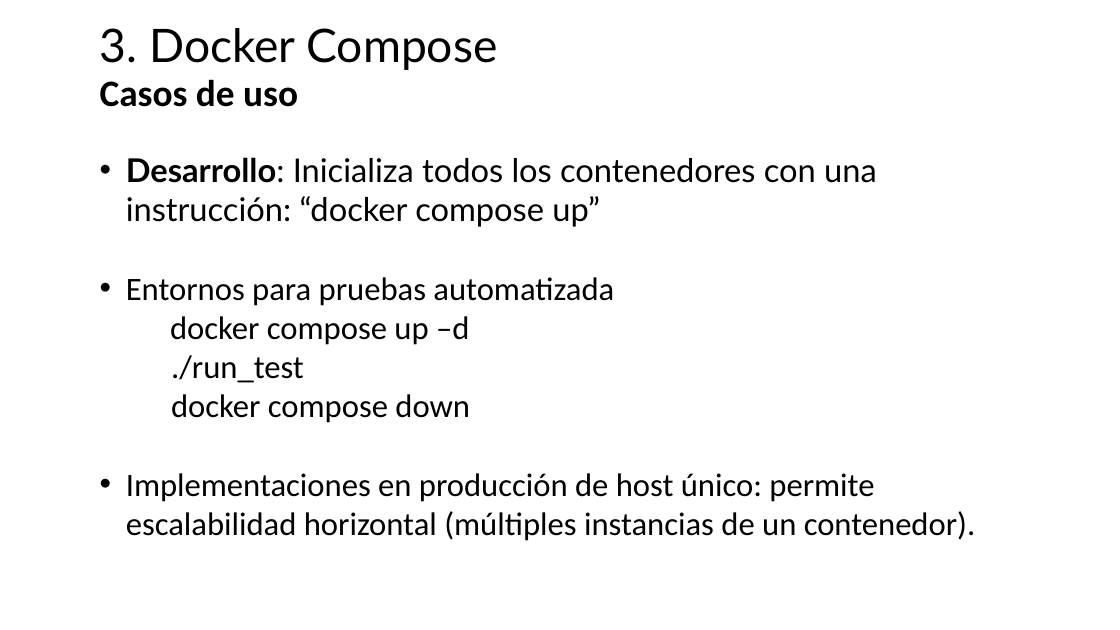
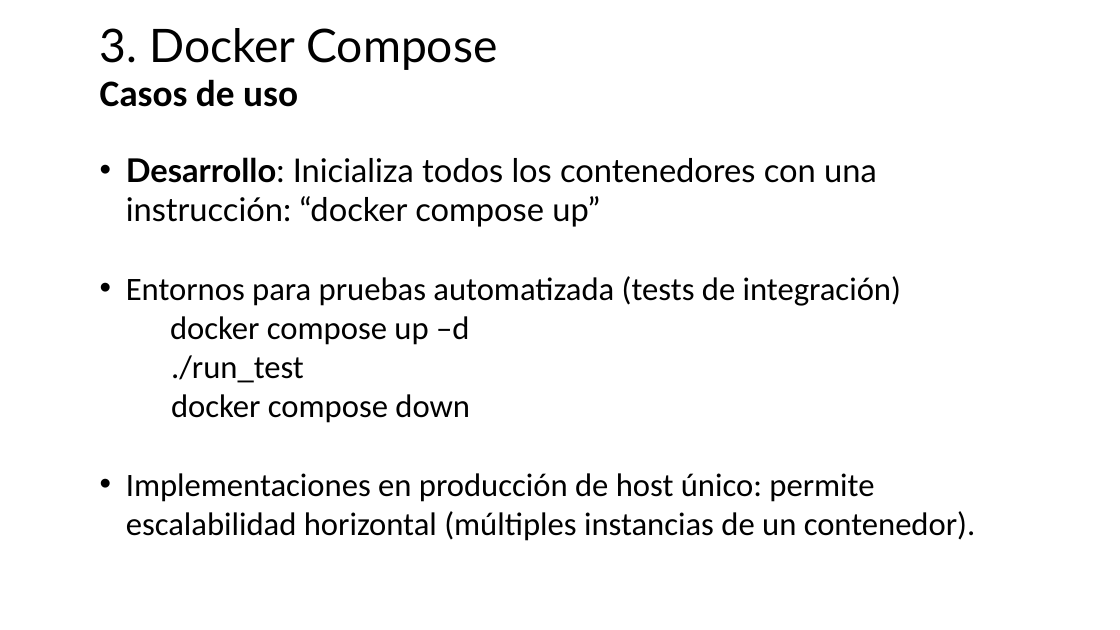
Before and after one commit to jpaniorte/docker25, a slide deck: slide 21 of ppt/2_introduccion.pptx. Drawn at 1120x630 pixels with LibreOffice and Linux fonts; fonts in the diff are those of the drawing. Boxes give left, top, right and bottom in pixels: in the first picture for what was removed or moved away, otherwise in the second. Text is boxed around its words. In the diff, an @@ line names an element or a change of style, - is before the commit and + after.

```diff
--- a/ppt/2_introduccion.pptx
+++ b/ppt/2_introduccion.pptx
@@ text at (126,276,901,345): text changed @@
-• Entornos para pruebas automatizada
-  docker compose up –d
+• Entornos para pruebas automatizada (tests de integración)
+  docker compose up –d
```
Also in this commit, not shown: 4 other slides changed, 1 slide added, 5 other files.
